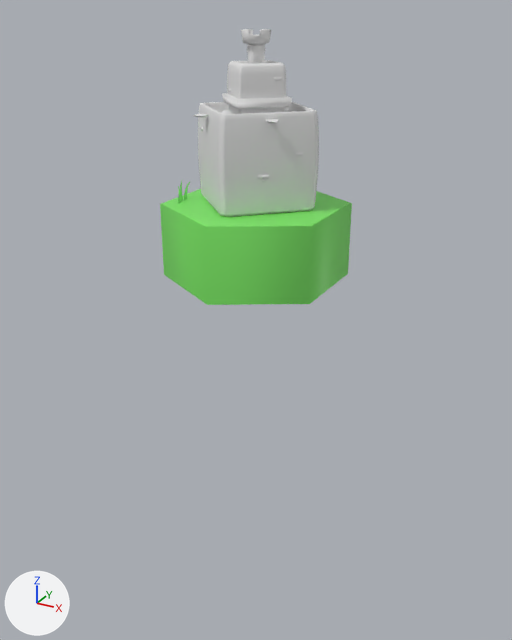
Renders of the FBX model HexDefence/HexDefence/Assets/3D/Hex/Hex.fbx from each side of a commit.
Camera for both pictures: a camera (50 mm lens) standing at (3.53, -6.43, 2.07) and looking at (-0.04, 0.07, -1.18). Arrows for +X, +Y and +Z are at lower left; the lights stay in place. Objects named as collision shapes, trigger or cutter boxes, shadow casters or lower levels of detail are left out. Where no turn or scale is listed for an object, it has been applied to the vertices. Vertices at the same position are counted once.

Names of what the first picture shows: 'ArrowTower', 'Hex', 'Tower'.
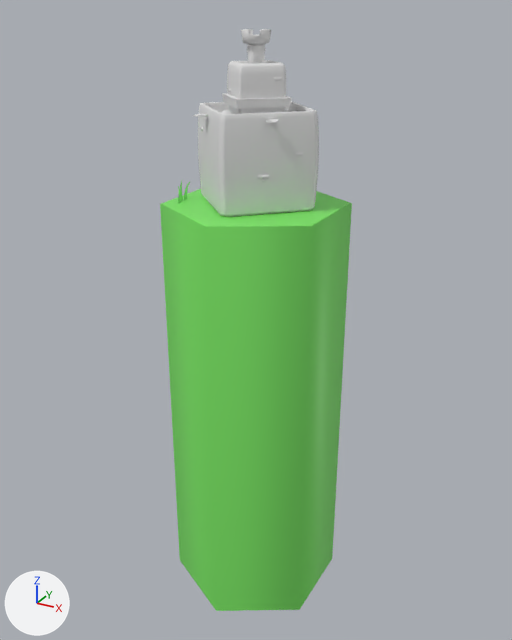
Patch to the scene script:
```diff
--- a/HexDefence/HexDefence/Assets/3D/Hex/Hex.fbx.py
+++ b/HexDefence/HexDefence/Assets/3D/Hex/Hex.fbx.py
@@ me_cylinder @@
 me_cylinder.from_pydata(...)  # 24 vertices, 19 faces; spans x -0.88..0.88, y -1.0..1.0, z -0.6..0.2
 # used by ob_hex; location = (0.0, 0.0, 0.0)
 # before: 0 (0.0, 1.0, -0.6), 2 (0.88, 0.5, -0.6) at pixel (347, 273), 4 (0.88, -0.5, -0.6) at pixel (309, 304), 6 (0.0, -1.0, -0.6) at pixel (207, 304), 8 (-0.88, -0.5, -0.6) at pixel (164, 274)
 # before: 10 (-0.88, 0.5, -0.6)
+# me_cylinder part 1
+for i in [0, 2, 4, 6, 8, 10]: me_cylinder.vertices[i].co += Vector((0.0, 0.0, -4.0))
 me_cylinder.materials.append(mat_top)
```

Boxes [x1, y1, x2, y2] around the edits, measured in the pictures (512 x 640 px; the box of a moved part takes in the faces that stretch with it):
'Hex', reshaped (262% taller): before [160, 189, 352, 305]; after [160, 189, 352, 611]
part 1 of me_cylinder, moved or reshaped: before [164, 272, 348, 305]; after [164, 272, 348, 611]
